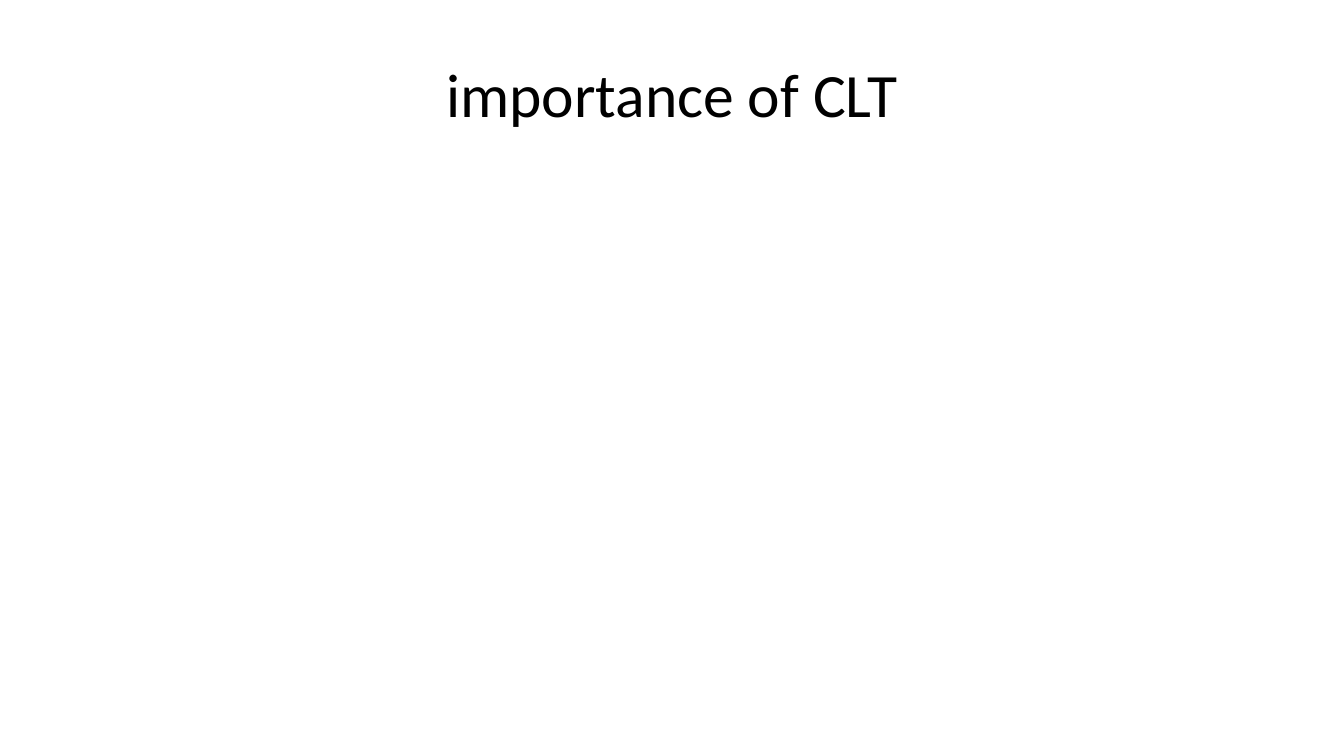
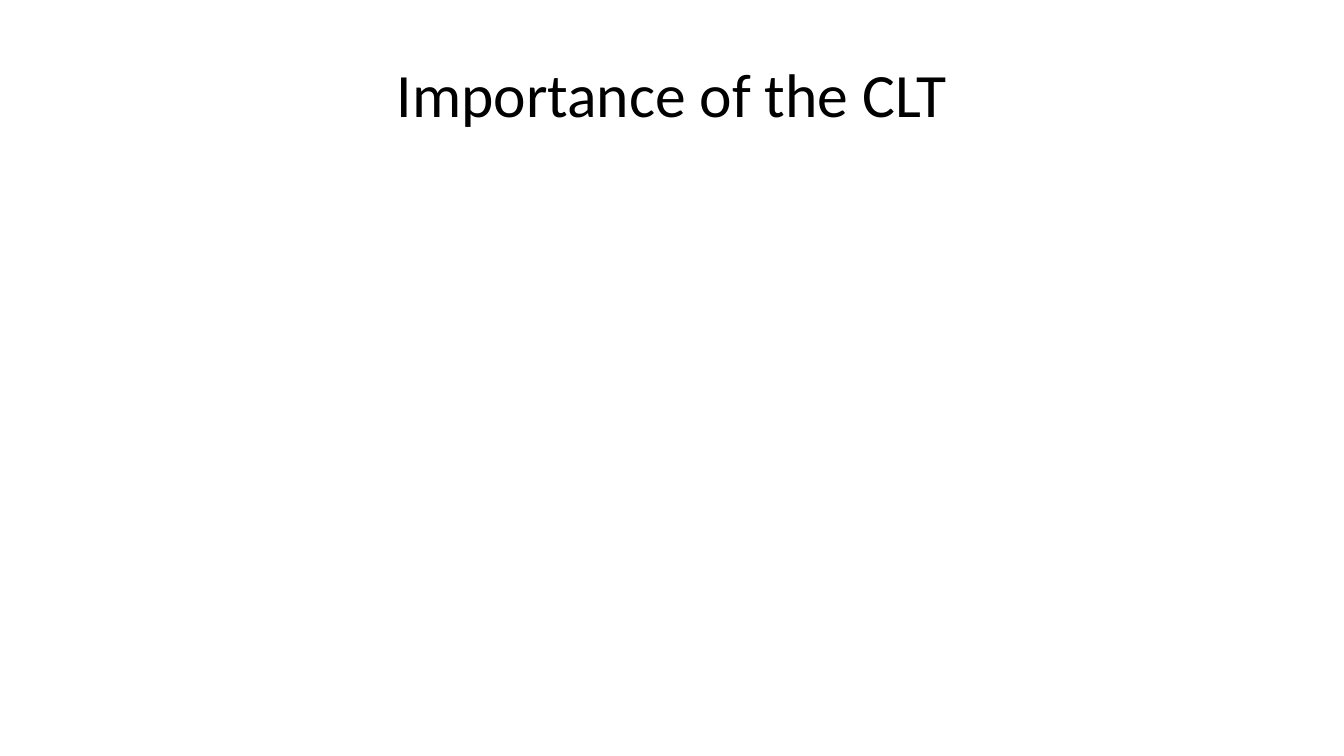
Before and after one commit to StephenElston/CSCI-E-83, a slide deck: slide 19 of LectureSlides/04_SamplingAndSimulation.pptx. Drawn at 1344x756 pixels with LibreOffice and Linux fonts; fonts in the diff are those of the drawing; grey boxes stand for pictures. Boxes give left, top, right and bottom in pixels: in the first picture for what was removed or moved away, otherwise in the second. Text is boxed around its words. In the diff, an @@ line names an element or a change of style, - is before the commit and + after.

```diff
--- a/LectureSlides/04_SamplingAndSimulation.pptx
+++ b/LectureSlides/04_SamplingAndSimulation.pptx
@@ title at [397,74,946,127]: text changed @@
-importance of CLT
+Importance of the CLT
```
Also in this commit, not shown: 1 other file.
